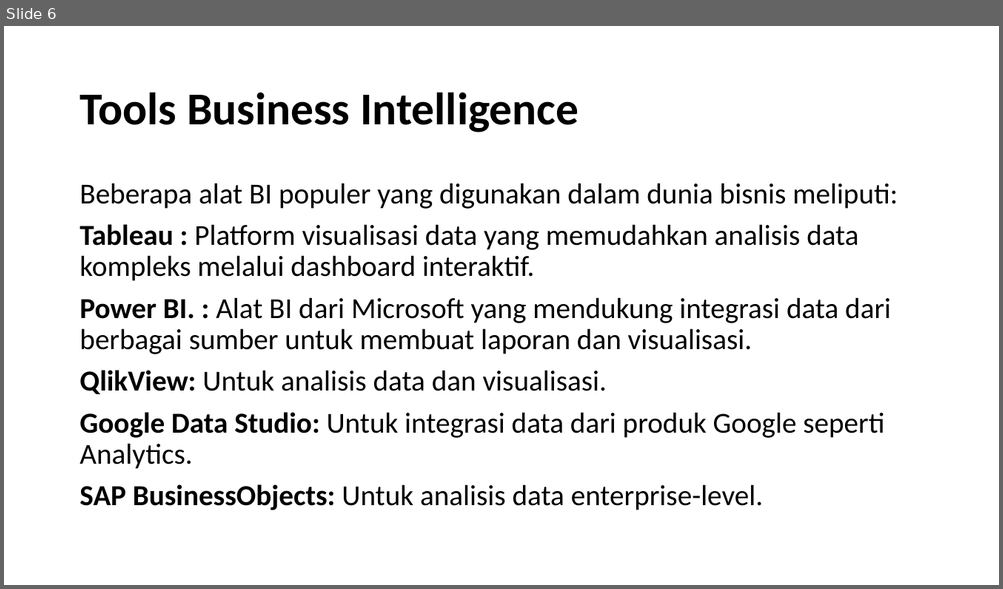
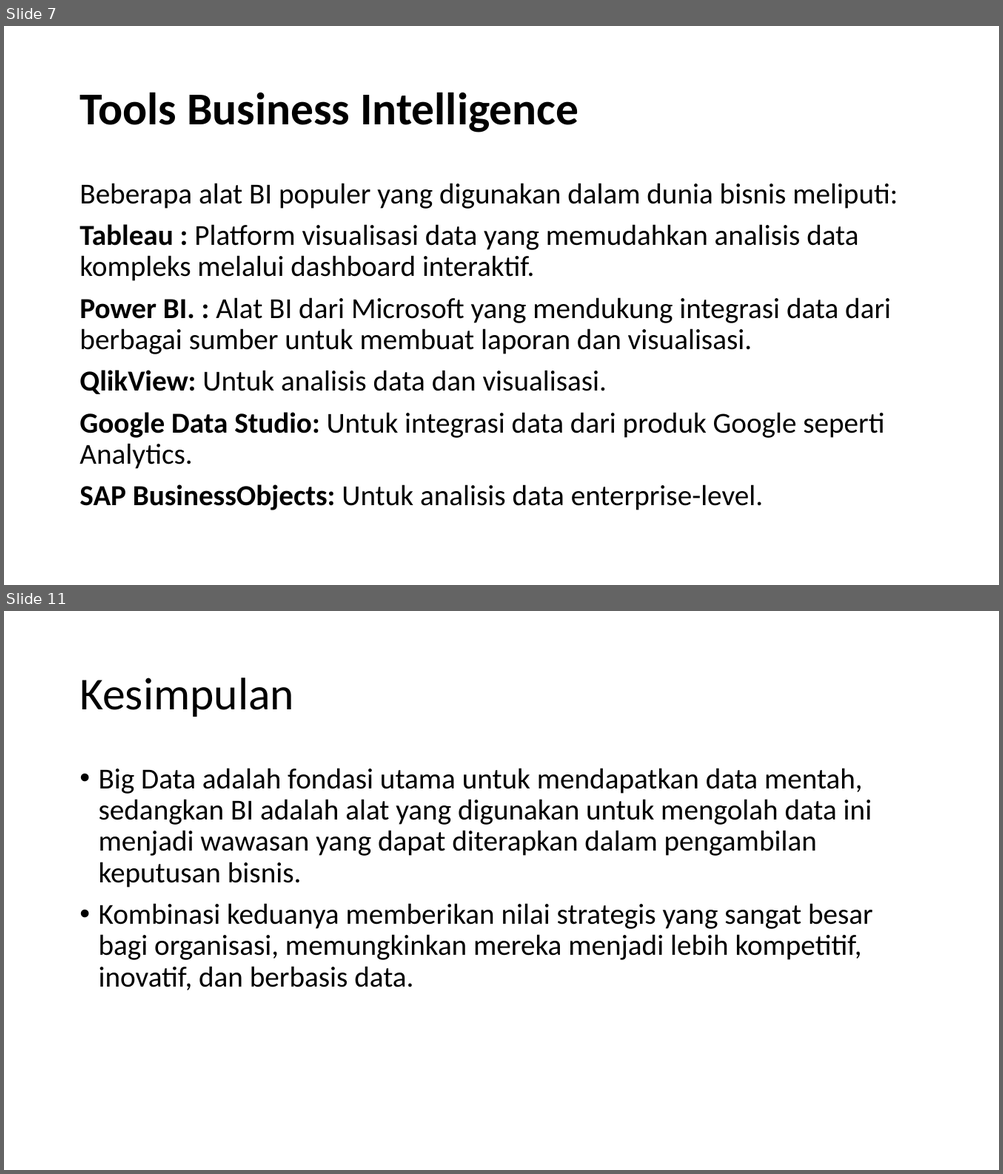
Before and after one commit to hafizirwandi/PengantarTeknologiSistemInformasi, a slide deck: 11. BI dan Big Data.pptx. Shown one above the other, each under a label of ours: slide 6 before the commit, slides 7 and 11 after it; the slides between them are not shown. The pictures are 1003x589 and 1003x1174 pixels, drawn with LibreOffice and Linux fonts; fonts in the diff are those of the drawing. Boxes give left, top, right and bottom in pixels: in the first picture for what was removed or moved away, otherwise in the second. Text is boxed around its words. In the diff, an @@ line names an element or a change of style, - is before the commit and + after.

Commit message:
big data

```diff
--- a/11. BI dan Big Data.pptx
+++ b/11. BI dan Big Data.pptx
@@ slide 11 added at (x1=4, y1=611, x2=999, y2=1170), background #FFFFFF @@
@@ title added at (x1=79, y1=678, x2=293, y2=717), 44 pt, text #000000 @@
+Kesimpulan
@@ text added at (x1=99, y1=768, x2=873, y2=991), 28 pt, text #000000 @@
+• Big Data adalah fondasi utama untuk mendapatkan data mentah, sedangkan BI adalah alat yang digunakan untuk mengolah data ini menjadi wawasan yang dapat diterapkan dalam pengambilan keputusan bisnis.
+• Kombinasi keduanya memberikan nilai strategis yang sangat besar bagi organisasi, memungkinkan mereka menjadi lebih kompetitif, inovatif, dan berbasis data.
@@ what was slide 6 is now slide 7 @@
```
Also in this commit, not shown: 4 other slides added.
